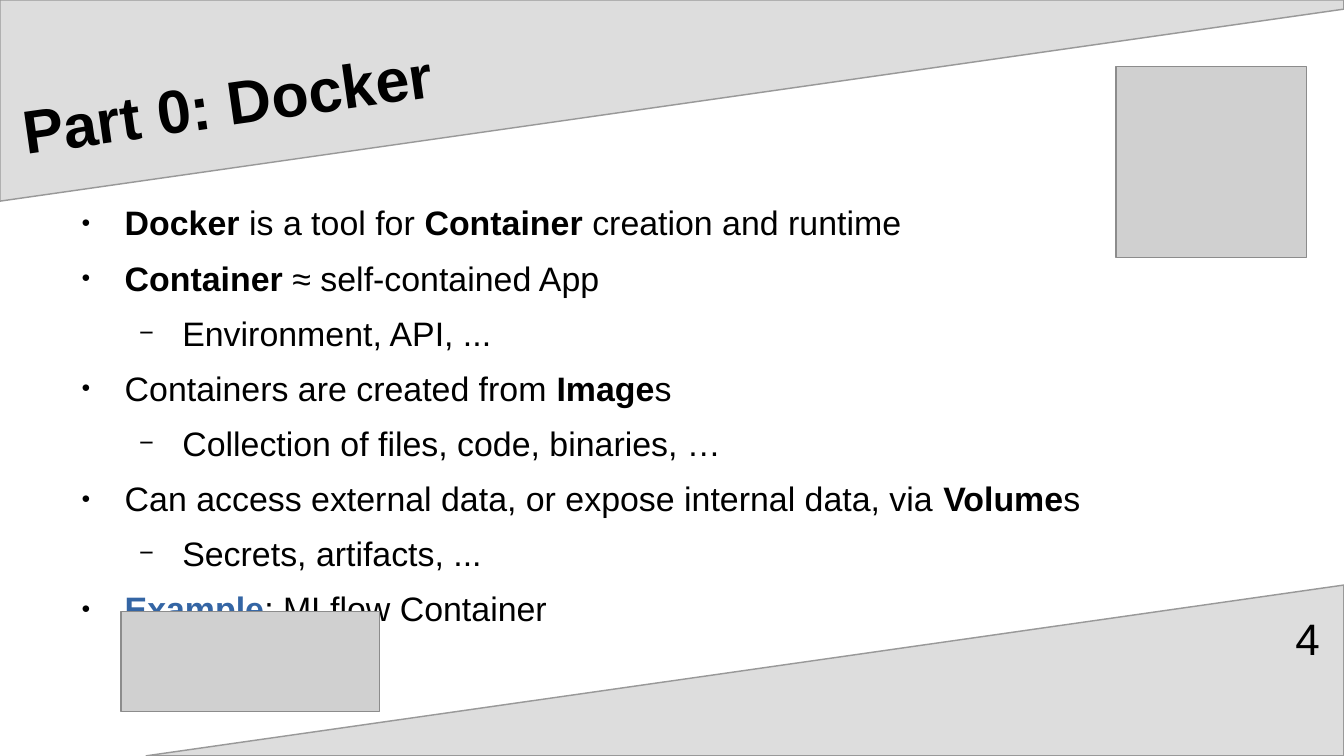
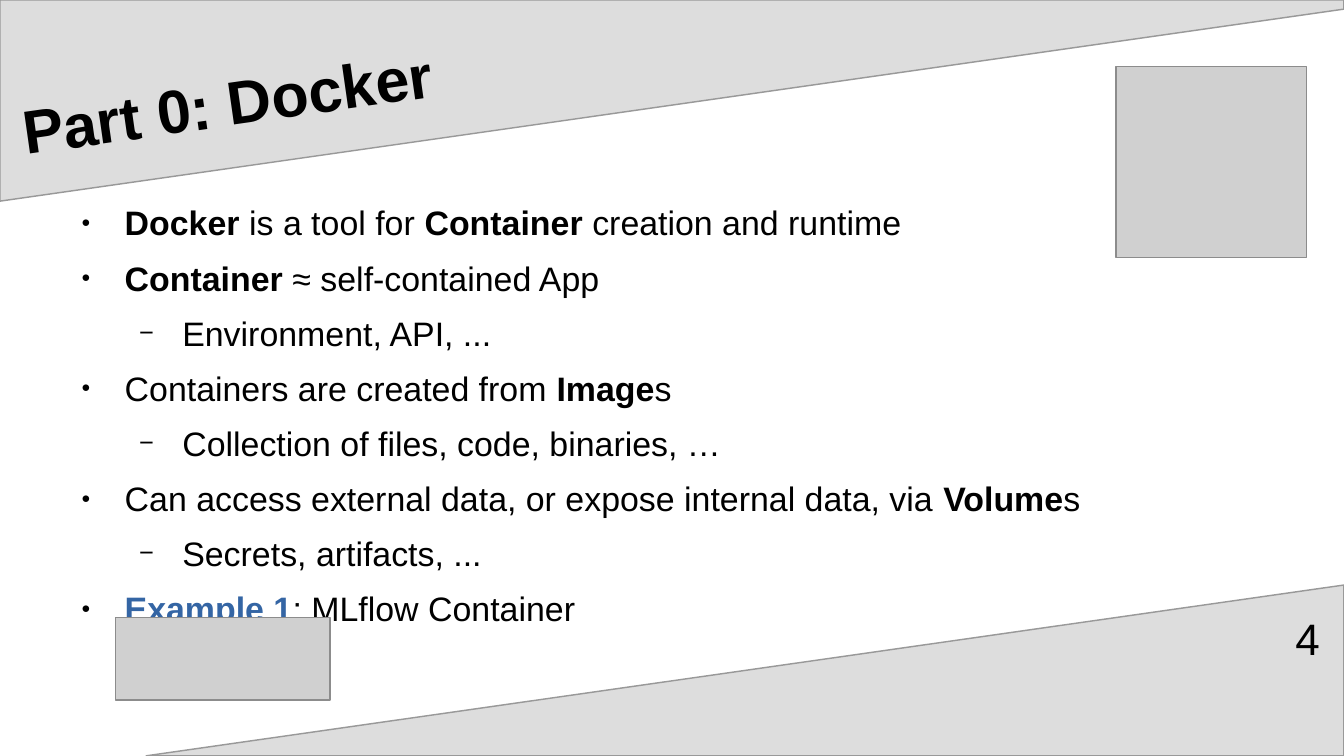
Before and after one commit to upart/cabinops, a slide deck: slide 4 of documentation/Introduction.odp. Drawn at 1344x756 pixels with LibreOffice and Linux fonts; fonts in the diff are those of the drawing; grey boxes stand for pictures. Boxes give left, top, right and bottom in pixels: in the first picture for what was removed or moved away, otherwise in the second. Text is boxed around its words. In the diff, an @@ line names an element or a change of style, - is before the commit and + after.

Commit message:
add pod example

```diff
--- a/documentation/Introduction.odp
+++ b/documentation/Introduction.odp
@@ text at (125, 594, 575, 628): text changed @@
-● Example: MLflow Container
+● Example 1: MLflow Container
@@ picture: place and size @@
-picture at (121, 612, 379, 712)
+picture at (116, 617, 331, 700)
```
Also in this commit, not shown: 2 other slides changed, 5 other files.
